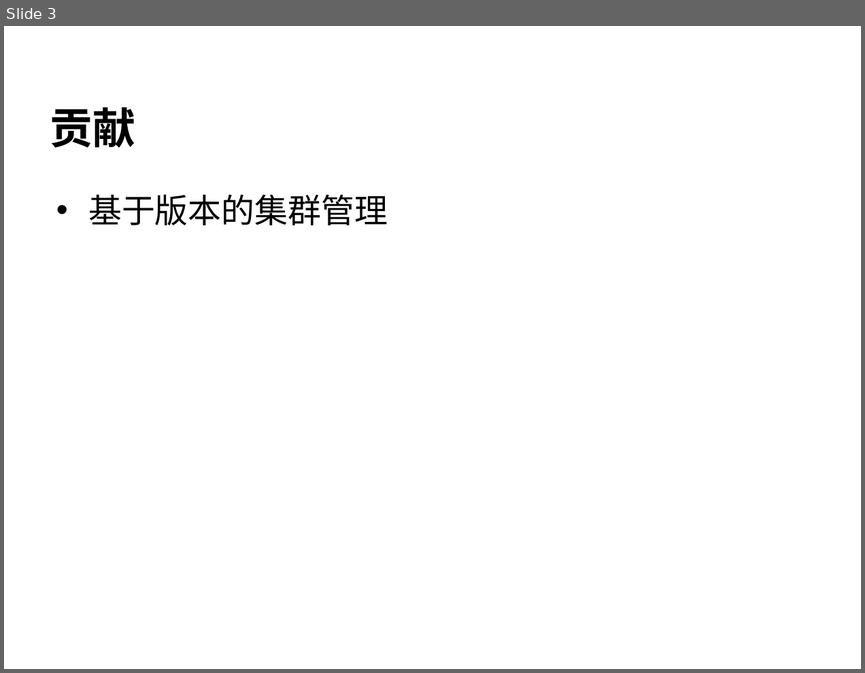
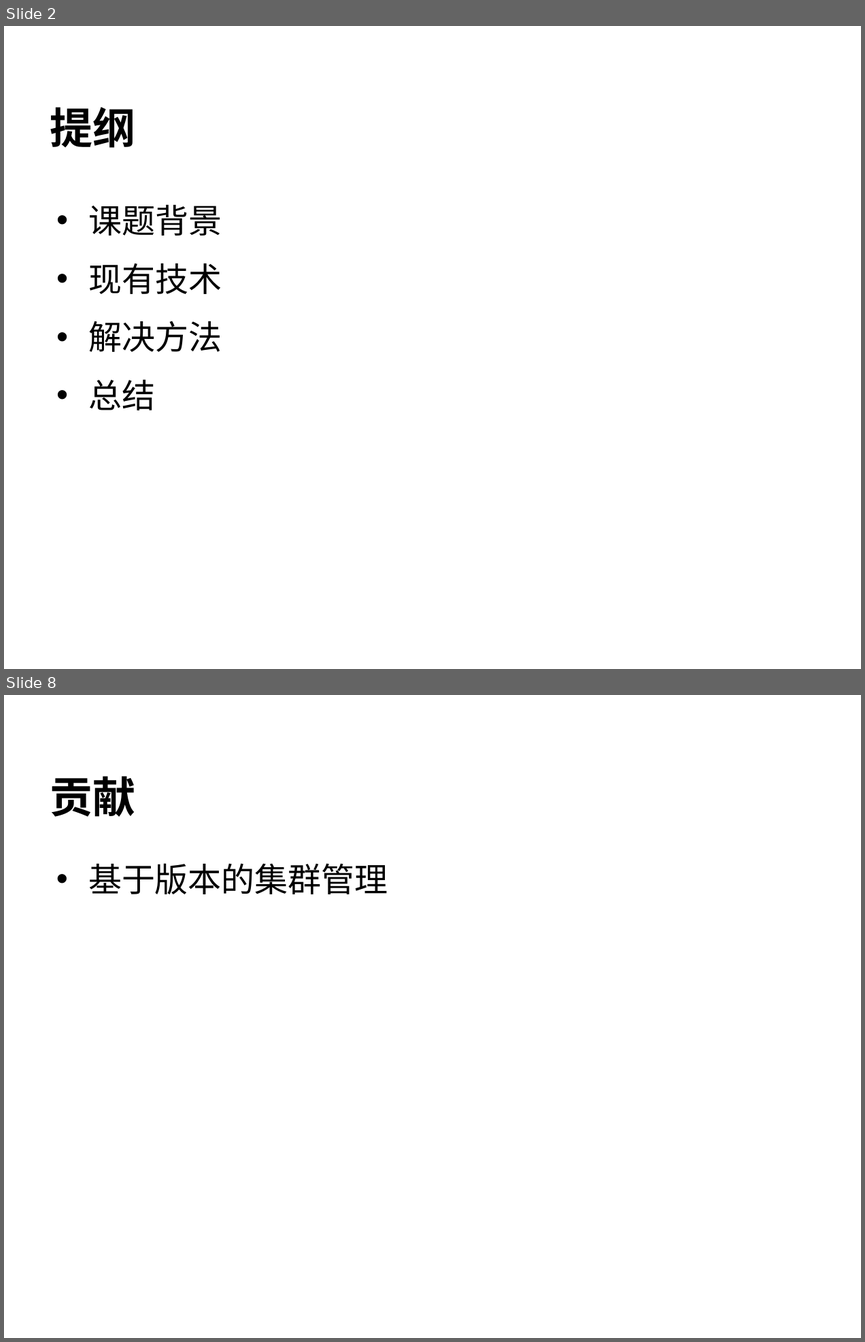
Before and after one commit to cheliequan/idning-paper, a slide deck: draft/答辩.ppt. Shown one above the other, each under a label of ours: slide 3 before the commit, slides 2 and 8 after it; the slides between them are not shown. The pictures are 865x673 and 865x1342 pixels, drawn with LibreOffice and Linux fonts; fonts in the diff are those of the drawing; background and template pictures are left out. Boxes give left, top, right and bottom in pixels: in the first picture for what was removed or moved away, otherwise in the second. Text is boxed around its words. In the diff, an @@ line names an element or a change of style, - is before the commit and + after.

```diff
--- a/draft/答辩.ppt
+++ b/draft/答辩.ppt
@@ slide 2 added at bbox=[4, 26, 861, 669], background picture (left out) @@
@@ title added at bbox=[50, 107, 135, 148], 36 pt, text #000000, bold @@
+提纲
@@ text added at bbox=[88, 204, 222, 410], 28 pt, text #000000 @@
+• 课题背景
+• 现有技术
+• 解决方法
+• 总结
@@ what was slide 3 is now slide 8 @@
```
Also in this commit, not shown: 3 slides changed, 3 other slides added, 1 slide removed, 1 other file.
